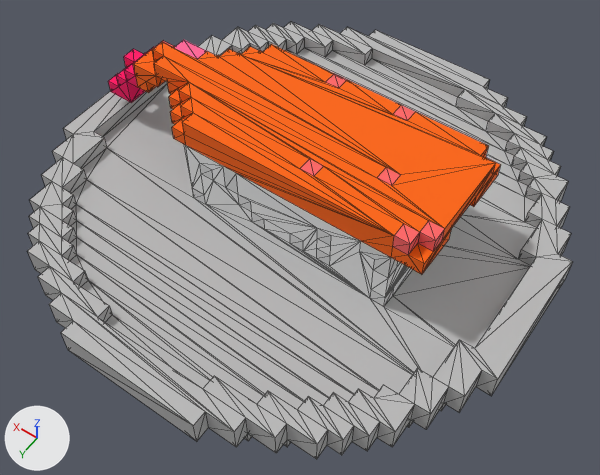
Two versions of the glTF model public/images/3d/sushi_ebi.glb, one commit apart.
Rendered twice from a 50 mm lens placed at (-2.1, 2.96, 4.54), pointed at (-0.16, 0.24, 0.27). Every picture has the same lights, and +X, +Y and +Z are marked at lower left. Mesh edges are drawn as thin lines. Where no turn or scale is listed for an object, it has been applied to the vertices. Vertices at the same position are counted once.

Objects in the first picture: 'sushi_ebi.vox'.
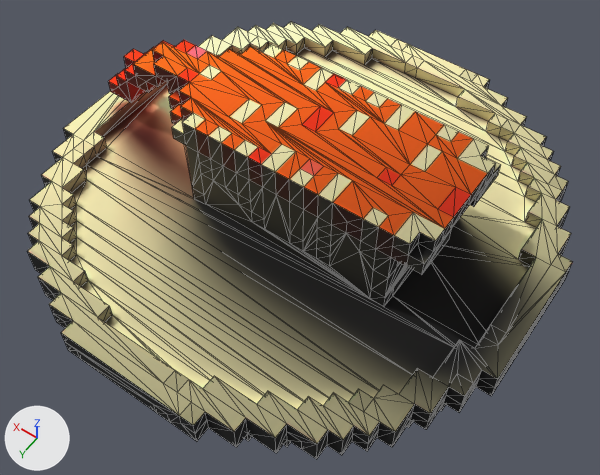
Commit message: add ebi

Where the newer file only moved an object's origin or applied its transform, the numbers keep the older frame.

What differs and where, as boxes [x1, y1, x2, y2] in the pictures (600 x 475 px):
'sushi_ebi.vox', surface changed, reshaped: [27, 22, 573, 459] in both
part 1 of me_sushi_ebi_vox, added: after [38, 25, 573, 459]
part 2 of me_sushi_ebi_vox, built on: before [191, 55, 479, 244]; after [154, 40, 496, 274]
part 3 of me_sushi_ebi_vox, surface changed (grey to beige): [27, 22, 571, 458] in both

Patch to the scene script:
```diff
--- a/public/images/3d/sushi_ebi.glb.py
+++ b/public/images/3d/sushi_ebi.glb.py
@@ img_無題 @@
+img_無題 = load_image('無題', '_unpacked/__', 1024, 1024, 'sRGB')
@@ mat_palette_001 @@
 mat_palette_001 = principled_material('palette.001')
-mat_palette_001.texture = img_sushi_ebi_vox
+mat_palette_001.texture = img_無題
 mat_palette_001.roughness = 1.0
@@ me_sushi_ebi_vox @@
 # used by ob_sushi_ebi_vox; location = (0.0, 0.0, 0.0)
-me_sushi_ebi_vox.from_pydata(...)  # 833 vertices, 1666 faces; spans x -1.7..1.7, y -1.7..1.7, z 0.0..1.0
+me_sushi_ebi_vox.from_pydata(...)  # 1182 vertices, 2364 faces; spans x -1.7..1.7, y -1.7..1.7, z 0.0..1.0
+# me_sushi_ebi_vox part 1: 238 vertices added at x -1.7..1.7, y -1.7..1.7, z 0.0..0.4
+# me_sushi_ebi_vox part 2: 7 vertices removed from x -1.0..0.5, y -0.5..0.3, z 0.9..1.0; 118 vertices added at x -1.1..1.0, y -0.5..0.4, z 0.8..1.0
+# me_sushi_ebi_vox part 3: 1198 kept faces spanning x -1.7..1.7, y -1.7..1.7, z 0.0..1.0 get new texture (UV) coordinates
 me_sushi_ebi_vox.materials.append(mat_palette_001)
```
